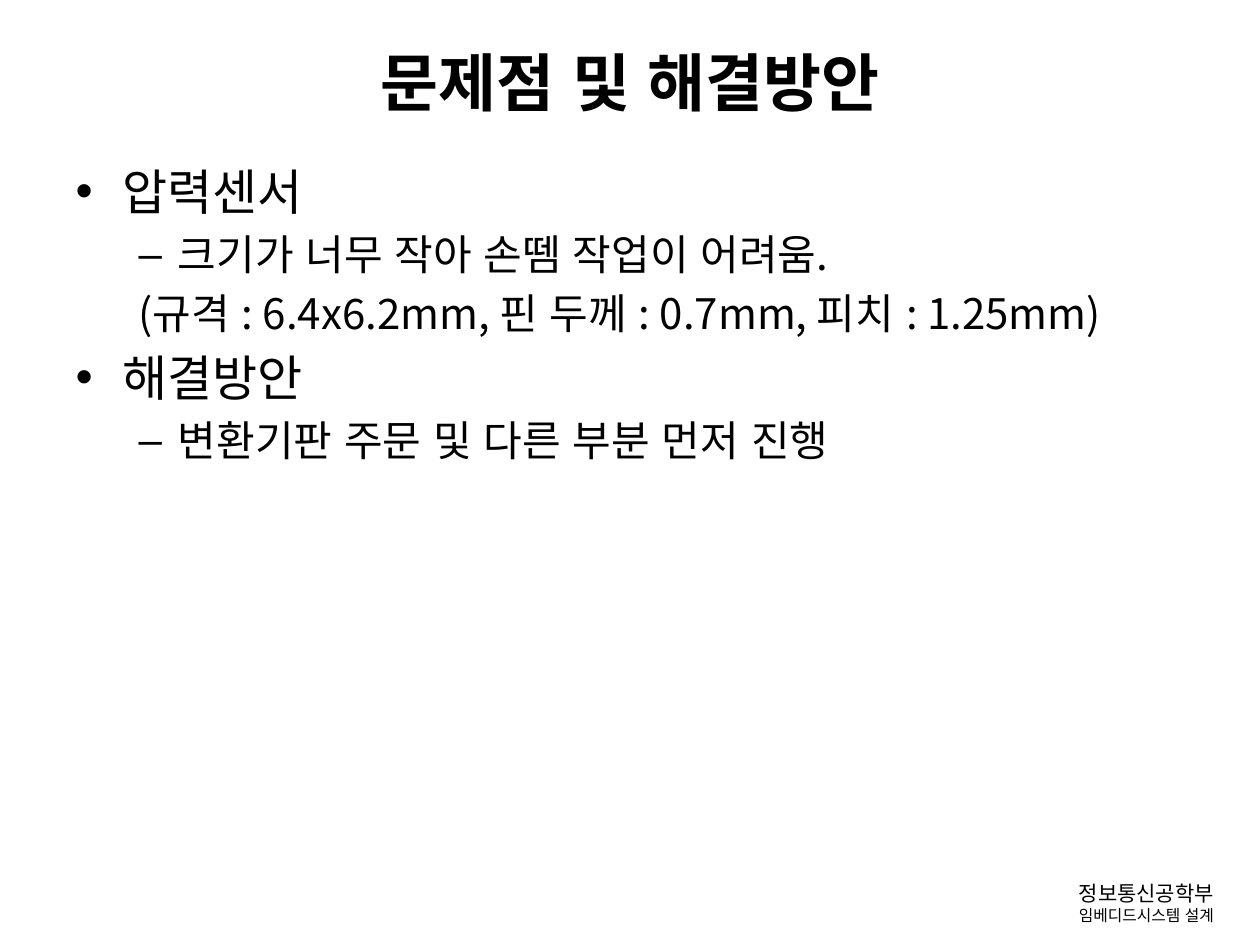
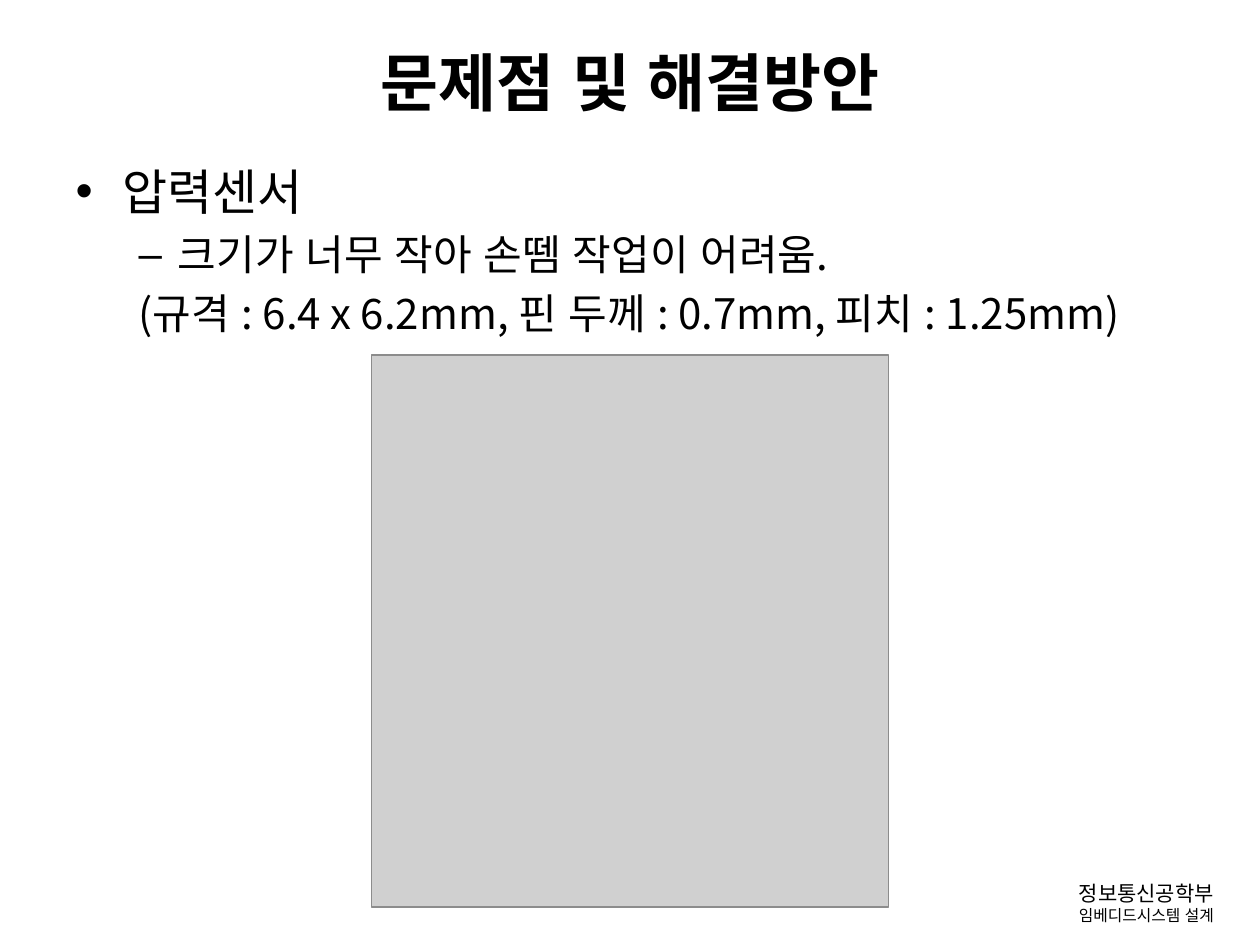
Before and after one commit to gusghrlrl101/Diving-Computer, a slide deck: slide 13 of 발표관련/임베디드_중간보고.pptx (slide 10 before the commit). Drawn at 1260x945 pixels with LibreOffice and Linux fonts; fonts in the diff are those of the drawing; grey boxes stand for pictures; background and template pictures are left out. Boxes give left, top, right and bottom in pixels: in the first picture for what was removed or moved away, otherwise in the second. Text is boxed around its words. In the diff, an @@ line names an element or a change of style, - is before the commit and + after.

```diff
--- a/발표관련/임베디드_중간보고.pptx
+++ b/발표관련/임베디드_중간보고.pptx
@@ text at bbox=[139, 294, 1120, 337]: text changed @@
-  (규격 : 6.4x6.2mm, 핀 두께 : 0.7mm, 피치 : 1.25mm)
-• 해결방안
-  – 변환기판 주문 및 다른 부분 먼저 진행
+  (규격 : 6.4 x 6.2mm, 핀 두께 : 0.7mm, 피치 : 1.25mm)
@@ picture added at bbox=[372, 355, 888, 907] @@
```
Also in this commit, not shown: 10 other slides changed, 4 slides added.
